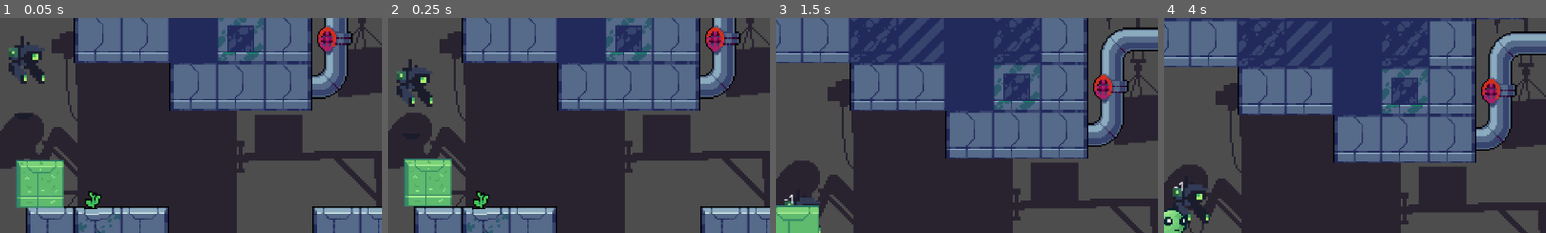
Above: before the commit, frames 1-4 (left to right).
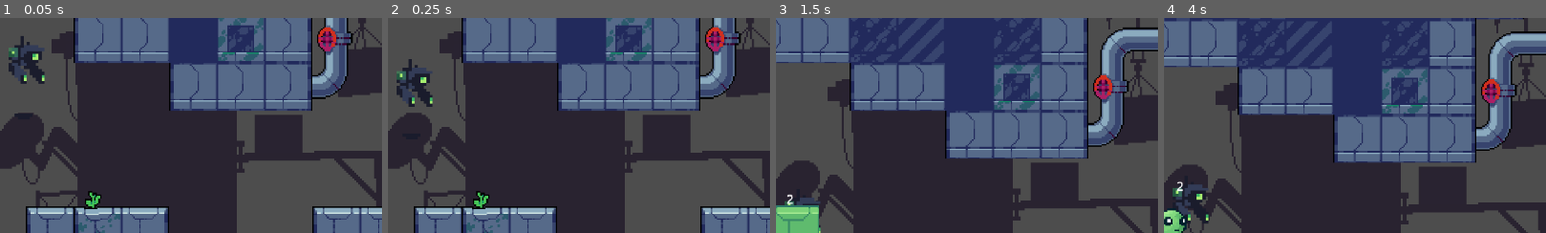
Above: after the commit, the same moments.

Repository: Jeric-Tan/Sliggy
Game: Godot game, scene res://levels/level_4.tscn
Two runs of this game, one before a commit and one after it. Both use one fixed random seed, a clock stepped at 60 frames per second and the inputs below. This scene is started directly instead of the project's main scene.
Inputs (mouse positions are % of the whole screen's width and height, from its top left):
- Up to frame 1 (0.05 s): no input
- Up to frame 2 (0.25 s): no input
- Up to frame 3 (1.5 s): move the mouse to (72, 45) at 0.52 s; hold Right (right) from 0.53 s (still down); tap C (clear) at 0.6, 1.35 s; tap Up (jump) at 0.77 s; move the mouse to (30, 55) at 1.27 s
- Up to frame 4 (4 s): tap Up (jump) at 1.52, 3.02, 3.77 s; move the mouse to (60, 28) at 2.02 s; release Right (right) at 2.03 s; hold Left (left) 2.03-2.78 s; tap C (clear) at 2.1, 2.85, 3.6 s; move the mouse to (45, 70) at 2.77 s; hold Right (right) from 2.78 s (still down); move the mouse to (80, 65) at 3.52 s
The pictures show only the part of the screen within x 22-72%, y 0-50%; the shares and areas given below are measured in that part.

The runs differ from the first frame. In frame 1, 2.8% of the frame differs, in the area x 4-17%, y 65-89%; in frame 2, 2.8%; in frame 3, less than 0.1%; in frame 4, less than 0.1%.

Commit message:
slightly enlarge block so no clipping

Diff:
--- a/levels/level_4.tscn
+++ b/levels/level_4.tscn
@@ -18,7 +18,6 @@
 [ext_resource type="Texture2D" uid="uid://dbqm5l4a557j5" path="res://lab-tileset/3 Objects/Tube_09.png" id="17_jf7pa"]
 [ext_resource type="Texture2D" uid="uid://b1jnr3ll4ptpf" path="res://lab-tileset/3 Objects/Tube_07.png" id="18_fvr1v"]
 [ext_resource type="Texture2D" uid="uid://cpxu1qhx13v4j" path="res://lab-tileset/3 Objects/Tube_01.png" id="19_i6kyc"]
-[ext_resource type="PackedScene" uid="uid://c6nqqes4yjqdy" path="res://scenes/block.tscn" id="20_bd8mq"]
 [ext_resource type="Texture2D" uid="uid://wvdk2bkybwhl" path="res://lab-tileset/3 Objects/Grass6.png" id="20_i21nh"]
 
 [sub_resource type="TileSetAtlasSource" id="TileSetAtlasSource_xa7wd"]
@@ -396,6 +395,7 @@
 
 [node name="player" parent="level_holder" index="3"]
 position = Vector2(71, 410)
+total_lives = 3
 
 [node name="spawnpoint" parent="level_holder" index="6"]
 position = Vector2(72, 413)
@@ -556,7 +556,4 @@
 z_index = -2
 position = Vector2(555, 313)
 
-[node name="block" parent="." instance=ExtResource("20_bd8mq")]
-position = Vector2(158, 359)
-
 [editable path="level_holder"]
--- a/scenes/block.tscn
+++ b/scenes/block.tscn
@@ -7,6 +7,7 @@
 size = Vector2(48, 48)
 
 [node name="block" type="RigidBody2D" groups=["blocks"]]
+scale = Vector2(1.01, 1.01)
 can_sleep = false
 script = ExtResource("1_c3da8")
 
Not shown: 1 places in levels/level_4.tscn that only renumber resources
